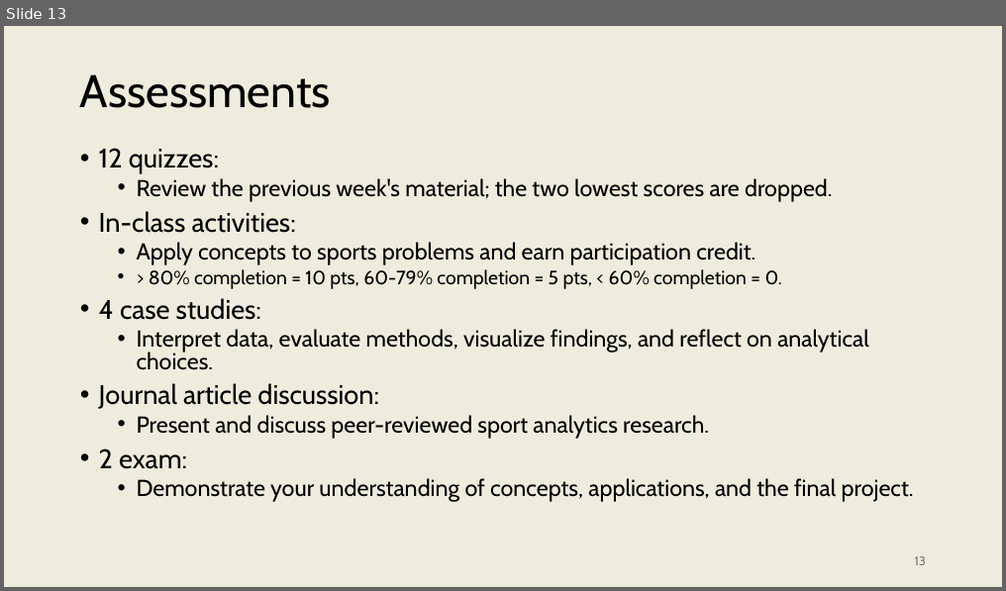
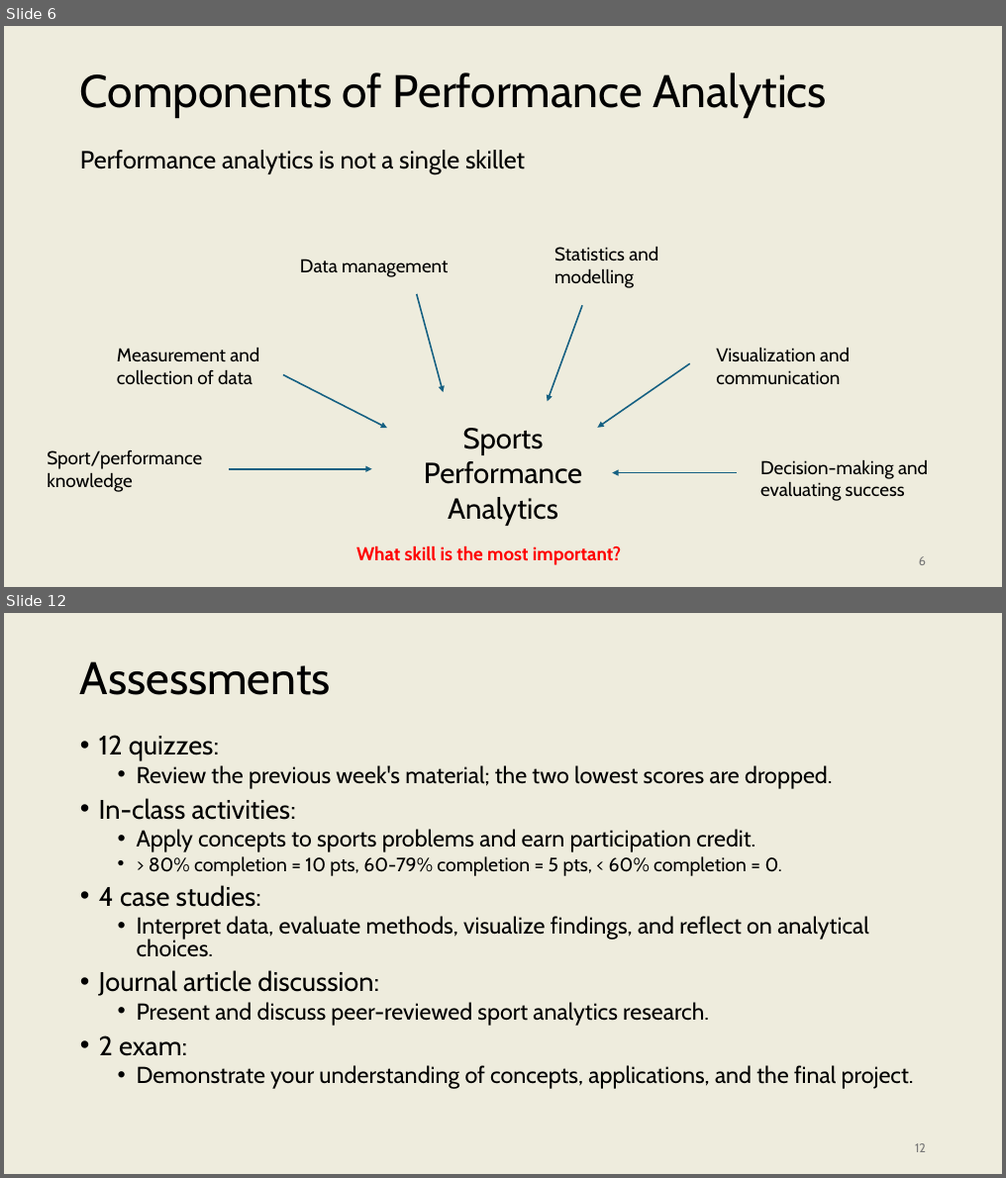
Before and after one commit to onishisaryu/HES-3000-Sports-Data-Analytics, a slide deck: pptx/Lecture0.pptx. Shown one above the other, each under a label of ours: slide 13 before the commit, slides 6 and 12 after it; the slides between them are not shown. The pictures are 1006x591 and 1006x1178 pixels, drawn with LibreOffice and Linux fonts; fonts in the diff are those of the drawing. Boxes give left, top, right and bottom in pixels: in the first picture for what was removed or moved away, otherwise in the second. Text is boxed around its words. In the diff, an @@ line names an element or a change of style, - is before the commit and + after.

```diff
--- a/pptx/Lecture0.pptx
+++ b/pptx/Lecture0.pptx
@@ slide 6 added at box(4, 26, 1002, 587), background #EEECDD @@
@@ title added at box(80, 73, 827, 118), 44 pt, text #000000 @@
+Components of Performance Analytics
@@ text added at box(80, 150, 525, 174), 24 pt, text #000000 @@
+Performance analytics is not a single skillet
@@ text added at box(300, 259, 448, 277), 18 pt, text #000000 @@
+Data management
@@ text added at box(554, 246, 658, 288), 18 pt, text #000000 @@
+Statistics and modelling
@@ arrow added from (417, 294) to (444, 393), #156082 1.5 pt @@
@@ arrow added from (583, 305) to (548, 402), #156082 1.5 pt @@
@@ text added at box(117, 347, 259, 385), 18 pt, text #000000 @@
+Measurement and collection of data
@@ text added at box(716, 347, 849, 385), 18 pt, text #000000 @@
+Visualization and communication
@@ arrow added from (283, 374) to (387, 428), #156082 1.5 pt @@
@@ arrow added from (690, 364) to (598, 428), #156082 1.5 pt @@
@@ text added at box(424, 428, 582, 526), 28 pt, text #000000 @@
+Sports Performance Analytics
@@ text added at box(47, 451, 202, 492), 18 pt, text #000000 @@
+Sport/performance knowledge
@@ arrow added from (229, 470) to (372, 470), #156082 1.5 pt @@
@@ text added at box(760, 460, 928, 501), 18 pt, text #000000 @@
+Decision-making and evaluating success
@@ arrow added from (737, 472) to (613, 472), #156082 1.5 pt @@
@@ text added at box(356, 547, 621, 566), 18 pt, text #FF0000, bold @@
+What skill is the most important?
@@ page number added at box(919, 557, 926, 566), 12 pt, text #797979 @@
+6
@@ what was slide 13 is now slide 12 @@
@@ page number at box(915, 1144, 926, 1153): text changed @@
-13
+12
```
Also in this commit, not shown: 9 slides changed, 4 other slides added, 4 slides removed.
